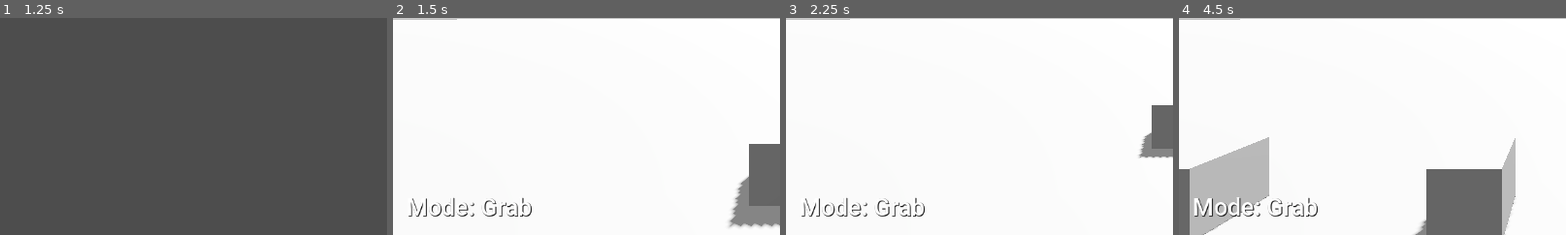
Above: before the commit, frames 1-4 (left to right).
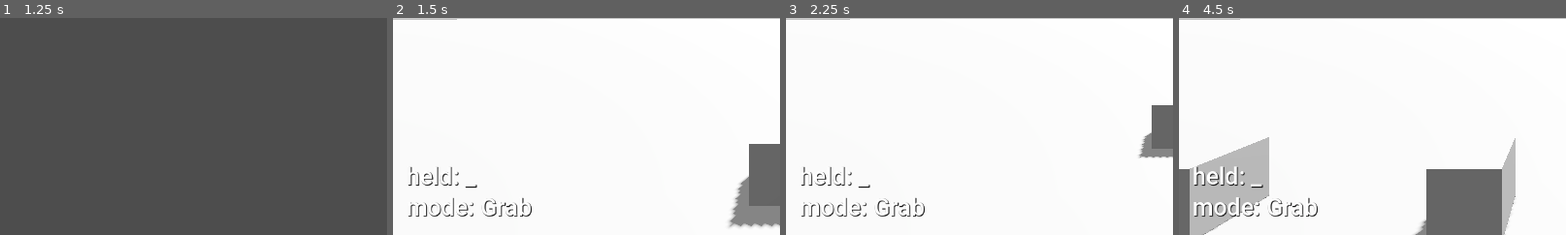
Above: after the commit, the same moments.

Repository: ktnlvr/table
Game: Godot game, scene res://scenes/base.tscn
Same seed, same stepped clock (60 frames per second), same inputs: the game is played once before the commit and once after it.
Inputs (mouse positions are % of the whole screen's width and height, from its top left):
- Up to frame 1 (1.25 s): tap Enter (Toggle Lock Height) at 0.5 s; move the mouse to (72, 45) at 0.52 s; press the mouse at (72, 45) at 0.53 s; hold D (Right) from 0.53 s (still down); tap Mouse wheel down (Gentle Down, bound only after the commit) at 0.8 s
- Up to frame 2 (1.5 s): release D (Right) at 1.25 s; release the mouse at (72, 45) at 1.25 s; click "Host" at 1.25 s
- Up to frame 3 (2.25 s): tap Space at 2 s; move the mouse to (30, 55) at 2.02 s; hold S (Back) from 2.03 s (still down); tap Mouse wheel down (Gentle Down, bound only after the commit) at 2.1 s; click (30, 55) at 2.17 s
- Up to frame 4 (4.5 s): tap Mouse wheel up (Gentle Up, bound only after the commit) at 2.3, 2.85 s; move the mouse to (60, 28) at 2.77 s; release S (Back) at 2.78 s; press the mouse at (60, 28) at 2.78 s; hold D (Right) 2.78-3.53 s; move the mouse to (45, 70) at 3.52 s; release the mouse at (45, 70) at 3.53 s; hold W (Forward) 3.53-4.28 s; tap Shift (Boost) at 3.6 s; click (45, 70) at 3.67 s; tap Mouse wheel down (Gentle Down, bound only after the commit) at 3.8 s; move the mouse to (80, 65) at 4.27 s; press the mouse at (80, 65) at 4.28 s; hold A (Left) from 4.28 s (still down)
The pictures show only the part of the screen within x 0-50%, y 50-100%; the shares and areas given below are measured in that part.

Frame 1 is identical in both runs. In frame 2, 0.8% of the frame differs, in the area x 4-33%, y 68-92%; in frame 3, 0.8%; in frame 4, 1.2%, in the area x 3-33%, y 68-92%.

Commit message:
Add the ability to extend the ruler

Diff:
--- a/project.godot
+++ b/project.godot
@@ -82,6 +82,16 @@
 "events": [Object(InputEventKey,"resource_local_to_scene":false,"resource_name":"","device":-1,"window_id":0,"alt_press …(192 unchanged characters)…
 ]
 }
+"Gentle Up"={
+"deadzone": 0.5,
+"events": [Object(InputEventMouseButton,"resource_local_to_scene":false,"resource_name":"","device":-1,"window_id":0,"alt_pressed":false,"shift_pressed":false,"ctrl_pressed":false,"meta_pressed":false,"button_mask":0,"position":Vector2(0, 0),"global_position":Vector2(0, 0),"factor":1.0,"button_index":4,"canceled":false,"pressed":false,"double_click":false,"script":null)
+]
+}
+"Gentle Down"={
+"deadzone": 0.5,
+"events": [Object(InputEventMouseButton,"resource_local_to_scene":false,"resource_name":"","device":-1,"window_id":0,"alt_pressed":false,"shift_pressed":false,"ctrl_pressed":false,"meta_pressed":false,"button_mask":0,"position":Vector2(0, 0),"global_position":Vector2(0, 0),"factor":1.0,"button_index":5,"canceled":false,"pressed":false,"double_click":false,"script":null)
+]
+}
 
 [physics]
 
--- a/scripts/controls/Controller.gd
+++ b/scripts/controls/Controller.gd
@@ -3,6 +3,8 @@
 @onready var status_label = $"Camera/Canvas/Status Label"
 @onready var hover_label = $"Camera/Canvas/Hover Label"
 @onready var camera = $"Camera"
+
+const EPSILON = 0.000001
 
 const INTERACTION_RAY_LENGTH = 1200.
 
@@ -22,11 +24,18 @@
 var interact_with_frozen = false
 
 var mode = MODE_GRAB
+
+# MODE_GRAB
+const GRAB_HORIZONTAL_SPIN_DEG_PER_S = 1440
 var held_item: RigidBody3D = null
 var held_distance = 0
 
-var rulering = false
-var valid_ruler = false
+# MODE_RULER
+const MIN_RULER_LENGTH = 0.1
+const MAX_RULER_LENGTH = 60
+const RULER_EXTEND_SPEED = 20
+var is_ruler_valid = false
+var current_ruler_length = 10
 
 @export var active_miniature: Miniature
 
@@ -49,6 +58,11 @@
 	held_item.release_puppeteer.rpc()
 	held_item = null
 
+func get_mouse_scroll() -> int:
+	var scroll = -1 if Input.is_action_just_pressed("Gentle Down") else 0
+	scroll += 1 if Input.is_action_just_pressed("Gentle Up") else 0
+	return scroll
+
 func _process_grab(dt, raycast):
 	if held_item:
 		if not raycast:
@@ -68,17 +82,23 @@
 		if Input.is_action_just_pressed("Do"):
 			try_grab(raycast)
 
+func _max_ruler_extension():
+	return max(0, floor(current_ruler_length))
+
 func _process_ruler(dt: float, raycast):
+	var length_extension = RULER_EXTEND_SPEED * dt * get_mouse_scroll()
+	current_ruler_length = clamp(current_ruler_length + length_extension, MIN_RULER_LENGTH + EPSILON, MAX_RULER_LENGTH)
+
 	var held = Input.is_action_pressed("Do")
 	if raycast and held:
-		$Ruler/B.global_position = raycast['position']
+		var new_position = raycast['position']
+		var d = new_position - $Ruler/A.global_position
+		# TODO: do proper checks
+		var len = clamp(d.length(), 0, _max_ruler_extension())
+		$Ruler/B.global_position = $Ruler/A.global_position + d.normalized() * len
 
 	if Input.is_action_just_released("Do"):
-		if not raycast:
-			valid_ruler = false
-		else:
-			$Ruler/B.global_position = raycast['position']
-			valid_ruler = true
+		is_ruler_valid = !!raycast
 
 	if not raycast:
 		return
@@ -101,7 +121,14 @@
 
 func _update_status_text():
 	status_label.text = ""
-	status_label.text += "Mode: " + _mode_to_str() + "\n"
+	if mode == MODE_GRAB:
+		var held_name = "_"
+		if held_item:
+			held_name = held_item.display_name()
+		status_label.text += "held: " + held_name + "\n"
+	elif mode == MODE_RULER:
+		status_label.text += "extent: " + str(_max_ruler_extension()) + "\n"
+	status_label.text += "mode: " + _mode_to_str() + "\n"
 	status_label.text += ""
 
 func _update_hover_text(result):
@@ -158,7 +185,6 @@
 
 		# for rotation.x == TAU the WS axis of movement gets flipped
 		# crude fix, but rather logical
-		const EPSILON = 0.000001
 		camera.rotation.x = clamp(camera.rotation.x, -TAU / 4 + EPSILON, TAU / 4 - EPSILON)
 		self.rotate_y(rad_to_deg(-mouse_delta.x) * ROTATION_SPEED)
 
@@ -213,14 +239,19 @@
 	var b = $Ruler/B.global_position
 	var distance = a.distance_to(b)
 
-	var visible = distance > 0.25
+	var visible = distance > MIN_RULER_LENGTH
 	$Ruler/A.visible = visible
 	$Ruler/B.visible = visible
 	$Ruler/Rope.visible = visible
 	$Ruler/Label.visible = visible
 
+	distance = clamp(distance, MIN_RULER_LENGTH, MAX_RULER_LENGTH)
+
+	if not visible:
+		return
+
 	var m = (a + b) / 2
-	var label_position = camera.unproject_position(m)
+	var label_position = get_viewport().get_camera_3d().unproject_position(m)
 	var viewport_size = Vector2(get_viewport().size)
 	label_position.x = clamp(label_position.x, 0, viewport_size.x)
 	label_position.y = clamp(label_position.y, 0, viewport_size.y)
@@ -231,13 +262,10 @@
 		return
 	$Ruler/Rope.look_at(a)
 	$Ruler/Rope/Mesh.scale.y = distance
-	var feet = floor(distance)
-	var decimals = distance - floor(distance)
-	var inch = round(decimals * 12)
-
-	$Ruler/Label.text = str(feet) + "'" + str(inch) + '"'
+	$Ruler/Label.text = str(round(distance))
 
 func _process(dt: float) -> void:
+	_display_ruler()
 	if not is_multiplayer_authority():
 		return
 	_handle_mode_switching()
@@ -249,8 +277,8 @@
 	_handle_poke(result)
 	_update_hover_text(result)
 	_process_mode(dt, result)
-	_display_ruler()
 	sync_position.rpc(global_position)
+	sync_ruler.rpc($Ruler/A.global_position, $Ruler/B.global_position)
 
 func _ready() -> void:
 	if not is_multiplayer_authority():
@@ -260,3 +288,9 @@
 @rpc("unreliable")
 func sync_position(authority_position):
 	global_position = authority_position
+
+@rpc
+func sync_ruler(a_pos, b_pos):
+	$Ruler/A.global_position = a_pos
+	$Ruler/B.global_position = b_pos
+	_display_ruler()
